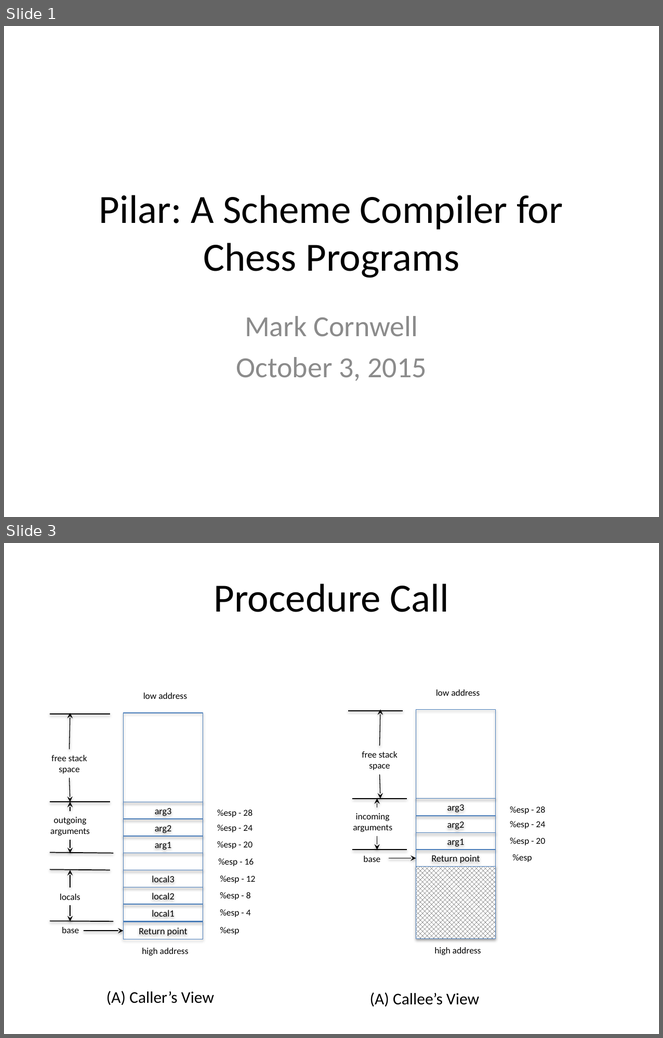
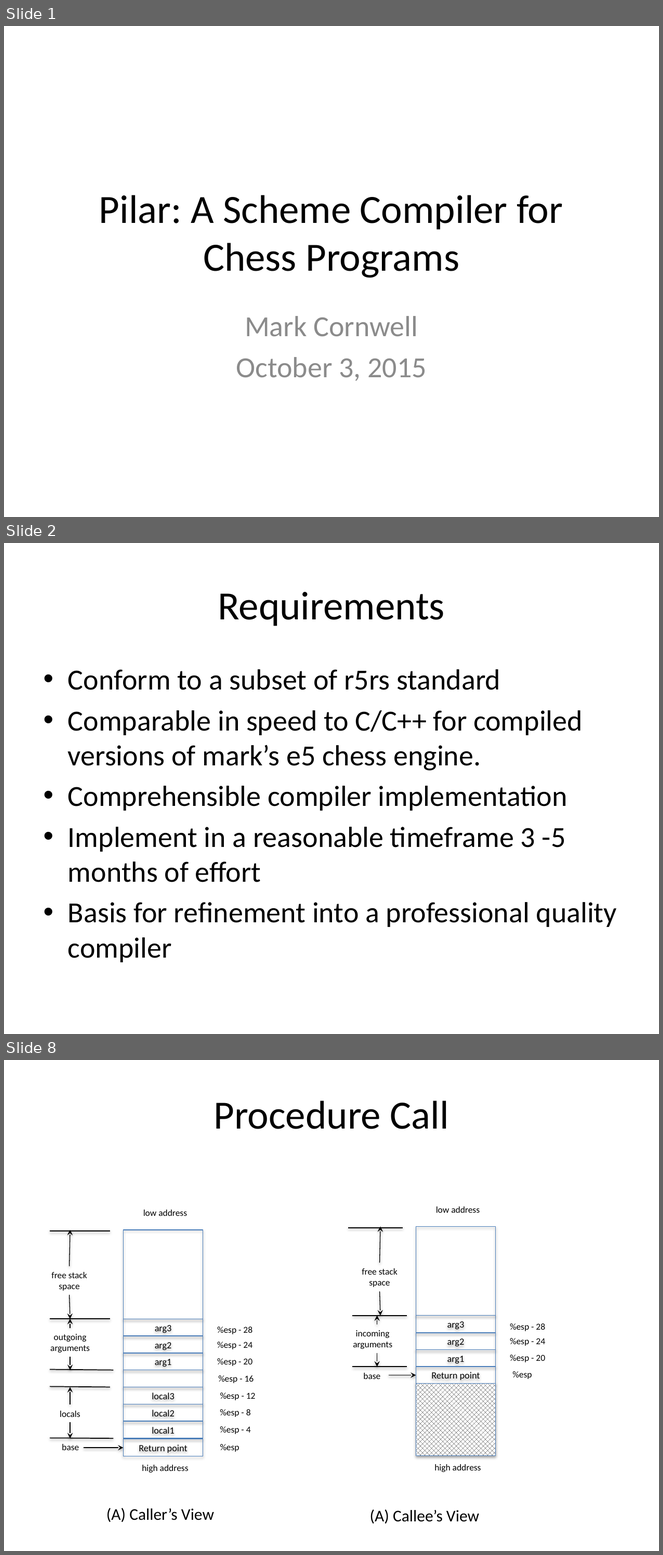
Before and after one commit to markcornwell/pilar, a slide deck: doc/Pilar.pptx. Shown one above the other, each under a label of ours: slides 1 and 3 before the commit, slides 1, 2 and 8 after it; the slides between them are not shown. The pictures are 663x1038 and 663x1555 pixels, drawn with LibreOffice and Linux fonts; fonts in the diff are those of the drawing. Boxes give left, top, right and bottom in pixels: in the first picture for what was removed or moved away, otherwise in the second. Text is boxed around its words. In the diff, an @@ line names an element or a change of style, - is before the commit and + after.

```diff
--- a/doc/Pilar.pptx
+++ b/doc/Pilar.pptx
@@ slide 2 added at <box>4,543,659,1034</box>, background #FFFFFF @@
@@ title added at <box>218,592,445,626</box>, 44 pt, text #000000 @@
+Requirements
@@ text added at <box>68,669,617,963</box>, 32 pt, text #000000 @@
+• Conform to a subset of r5rs standard
+• Comparable in speed to C/C++ for compiled versions of mark’s e5 chess engine.
+• Comprehensible compiler implementation
+• Implement in a reasonable timeframe 3 -5 months of effort
+• Basis for refinement into a professional quality compiler
@@ what was slide 3 is now slide 8 @@
```
Also in this commit, not shown: 1 slide changed, 8 other slides added, 4 other files.
